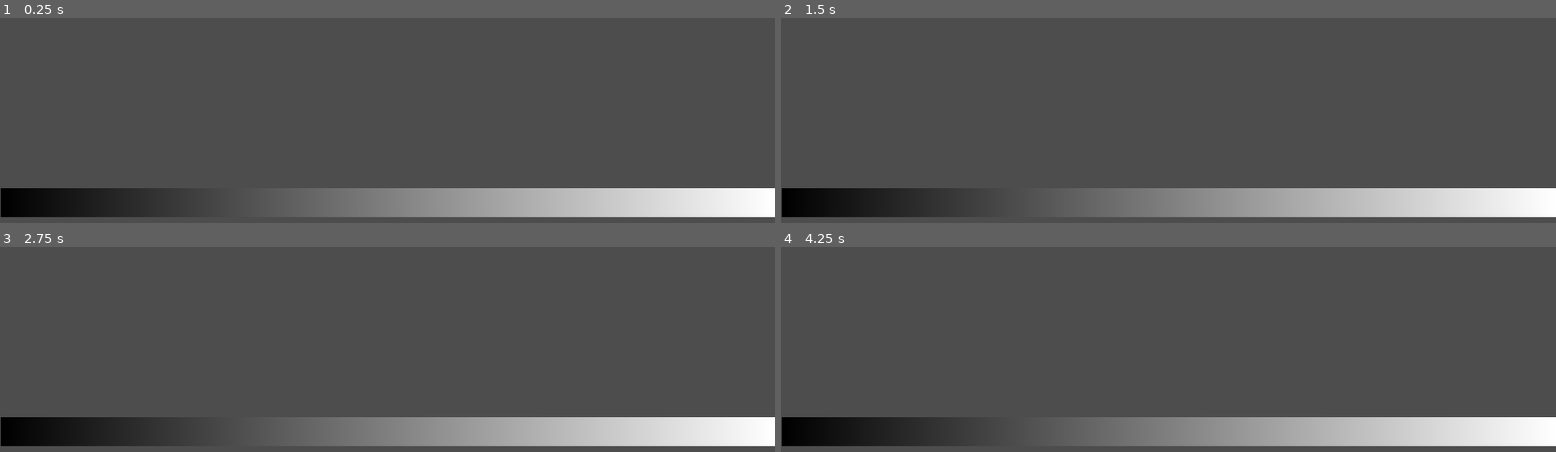
Above: before the commit, frames 1-4 (two rows, left to right).
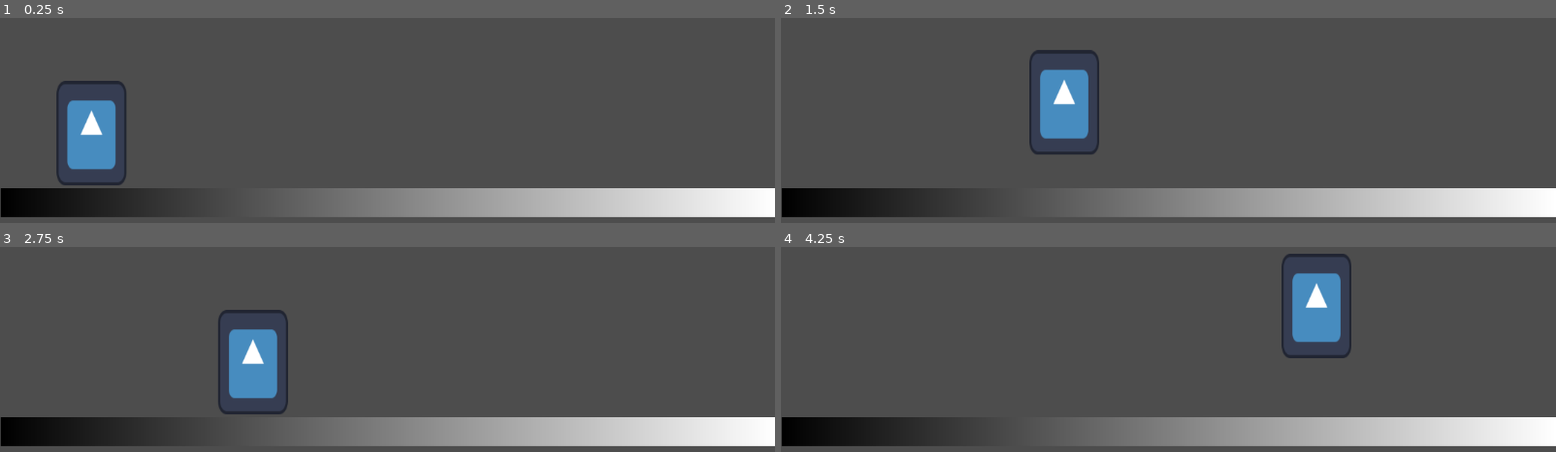
Above: after the commit, the same moments.

Repository: hugoc7/AbyssGameJam
Game: Godot game, scene res://levels/main.tscn
Same seed, same stepped clock (60 frames per second), same inputs: the game is played once before the commit and once after it. The engine's default icon, where the game draws it, is replaced by a stand-in: a white triangle on a blue panel in a dark square.
Inputs:
- Up to frame 1 (0.25 s): no input
- Up to frame 2 (1.5 s): tap Enter (ui_accept) at 0.5, 0.6, 0.77, 1.07, 1.35 s; hold Right (ui_right) from 0.53 s (still down)
- Up to frame 3 (2.75 s): tap Enter (ui_accept) at 1.52, 1.82, 2.1 s; release Right (ui_right) at 2.03 s; hold Left (ui_left) from 2.03 s (still down)
- Up to frame 4 (4.25 s): release Left (ui_left) at 2.78 s; hold Right (ui_right) from 2.78 s (still down); tap Enter (ui_accept) at 2.85, 3.02, 3.32, 3.6, 3.77, 4.07 s

The runs differ from the first frame. In frame 1, 2.8% of the frame differs, in the area x 7-17%, y 30-82%; in frame 2, 2.8%; in frame 3, 2.8%; in frame 4, 2.8%.

Commit message:
ajout deplacement joueur

Diff:
--- a/levels/main.tscn
+++ b/levels/main.tscn
@@ -1,4 +1,6 @@
-[gd_scene load_steps=4 format=3 uid="uid://dfj3b7cqiibqm"]
+[gd_scene load_steps=5 format=3 uid="uid://dfj3b7cqiibqm"]
+
+[ext_resource type="PackedScene" uid="uid://ck8o5v52wgvf6" path="res://player/player.tscn" id="1_i6v4o"]
 
 [sub_resource type="RectangleShape2D" id="RectangleShape2D_w26nm"]
 size = Vector2(1152, 43)
@@ -20,3 +22,6 @@
 [node name="Sprite2D" type="Sprite2D" parent="Sol"]
 scale = Vector2(4.49609, 43)
 texture = SubResource("GradientTexture1D_gf473")
+
+[node name="Player" parent="." instance=ExtResource("1_i6v4o")]
+position = Vector2(136, 489)
--- /dev/null
+++ b/player/player.gd
@@ -0,0 +1,28 @@
+extends CharacterBody2D
+
+
+const SPEED = 300.0
+const JUMP_VELOCITY = -400.0
+
+# Get the gravity from the project settings to be synced with RigidBody nodes.
+var gravity = ProjectSettings.get_setting("physics/2d/default_gravity")
+
+
+func _physics_process(delta):
+	# Add the gravity.
+	if not is_on_floor():
+		velocity.y += gravity * delta
+
+	# Handle jump.
+	if Input.is_action_just_pressed("ui_accept") and is_on_floor():
+		velocity.y = JUMP_VELOCITY
+
+	# Get the input direction and handle the movement/deceleration.
+	# As good practice, you should replace UI actions with custom gameplay actions.
+	var direction = Input.get_axis("ui_left", "ui_right")
+	if direction:
+		velocity.x = direction * SPEED
+	else:
+		velocity.x = move_toward(velocity.x, 0, SPEED)
+
+	move_and_slide()
--- /dev/null
+++ b/player/player.tscn
@@ -0,0 +1,19 @@
+[gd_scene load_steps=4 format=3 uid="uid://ck8o5v52wgvf6"]
+
+[ext_resource type="Script" path="res://player/player.gd" id="1_esoqt"]
+[ext_resource type="Texture2D" uid="uid://b2uelpqirx0bl" path="res://icon.svg" id="1_v26xu"]
+
+[sub_resource type="CapsuleShape2D" id="CapsuleShape2D_2jslw"]
+radius = 55.0
+height = 164.0
+
+[node name="Player" type="CharacterBody2D"]
+script = ExtResource("1_esoqt")
+
+[node name="CollisionShape2D" type="CollisionShape2D" parent="."]
+position = Vector2(-1, 0)
+shape = SubResource("CapsuleShape2D_2jslw")
+
+[node name="Sprite2D" type="Sprite2D" parent="."]
+scale = Vector2(0.8125, 1.21875)
+texture = ExtResource("1_v26xu")
